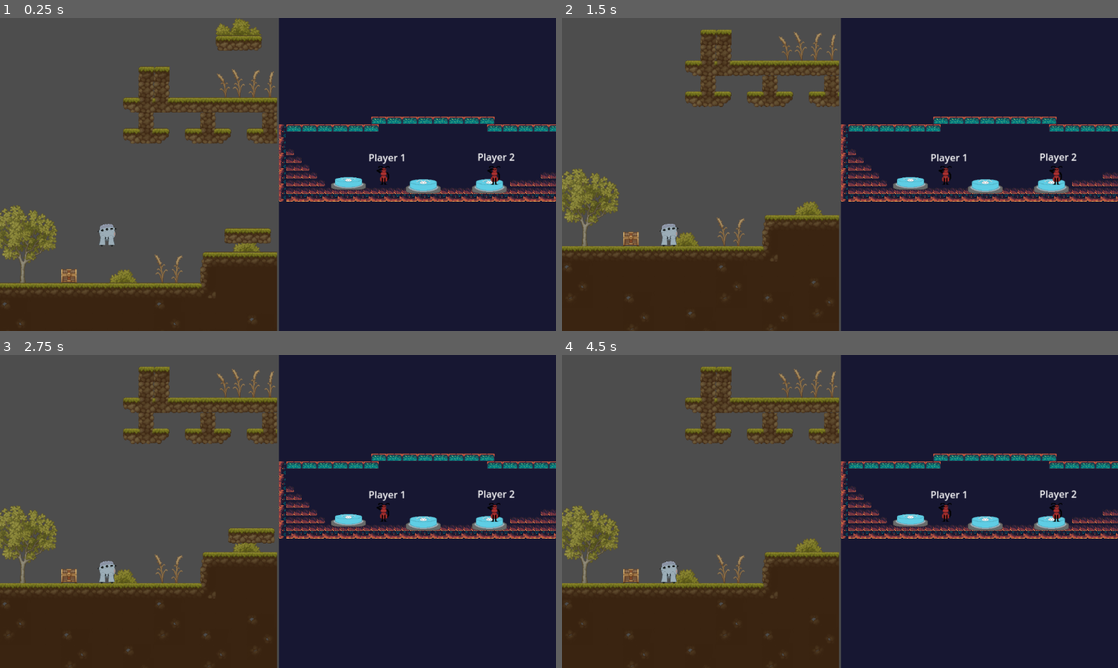
Above: before the commit, frames 1-4 (two rows, left to right).
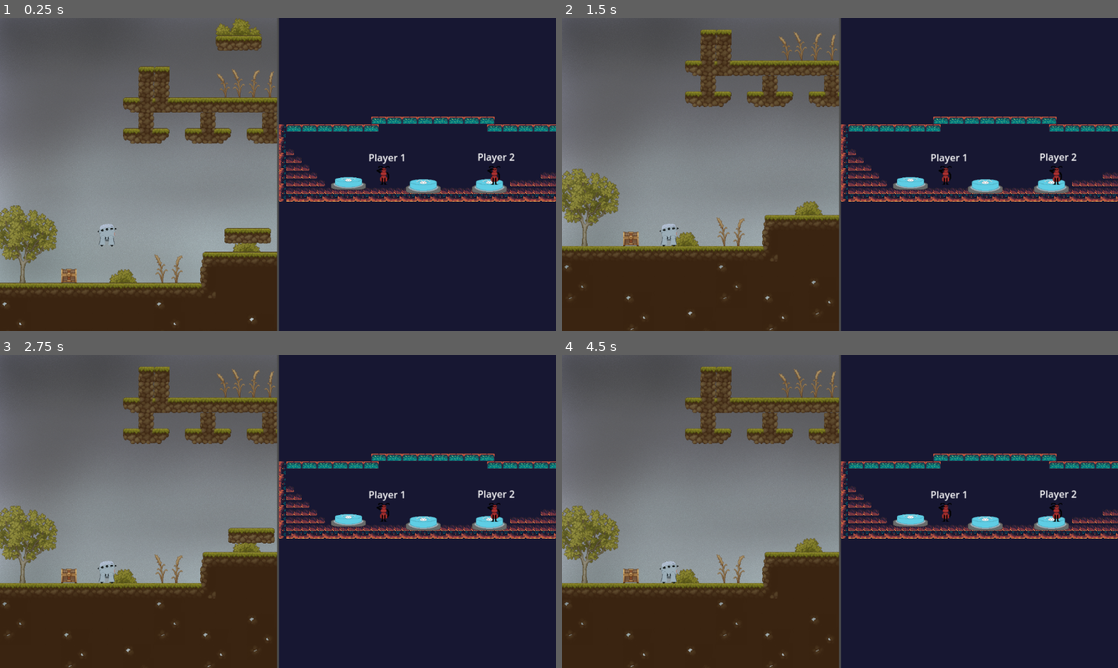
Above: after the commit, the same moments.

Repository: nfzargar/gdc-knox-college-game-1
Game: Godot game, scene res://scenes/game_manager.tscn
Same seed, same stepped clock (60 frames per second), same inputs: the game is played once before the commit and once after it.
Inputs:
- Up to frame 1 (0.25 s): no input
- Up to frame 2 (1.5 s): no input
- Up to frame 3 (2.75 s): no input
- Up to frame 4 (4.5 s): no input

The runs differ from the first frame. In frame 1, 24% of the frame differs, in the area x 0-50%, y 0-99%; in frame 2, 20%; in frame 3, 20%; in frame 4, 20%.

Commit message:
added sky

Diff:
--- a/gdc-game-1/Levels/test_level.tscn
+++ b/gdc-game-1/Levels/test_level.tscn
@@ -11,6 +11,7 @@
 [ext_resource type="Texture2D" uid="uid://58lyewwsrj4o" path="res://Pixel Art Platformer - Village Props v2.3.0/Texture/TX FX Torch Flame.png" id="5_lrol0"]
 [ext_resource type="Texture2D" uid="uid://b8ucalto8ralu" path="res://Pixel Art Platformer - Village Props v2.3.0/Texture/TX Village Props.png" id="6_ouwm7"]
 [ext_resource type="Texture2D" uid="uid://ceumnr46dftdw" path="res://art-assets/sewer/tilesetSewer.png" id="7_662sx"]
+[ext_resource type="Texture2D" uid="uid://cjuj1hopc6kpv" path="res://art-assets/cloudy_sky.png" id="12_lx7qo"]
 
 [sub_resource type="TileSetAtlasSource" id="TileSetAtlasSource_cn5b1"]
 texture = ExtResource("1_k8b6b")
@@ -2039,3 +2040,11 @@
 
 [node name="Platform2" parent="." instance=ExtResource("5_3158n")]
 position = Vector2(646, -209)
+
+[node name="CanvasLayer" type="CanvasLayer" parent="."]
+layer = -1
+
+[node name="CloudySky" type="Sprite2D" parent="CanvasLayer"]
+z_index = -5
+texture = ExtResource("12_lx7qo")
+centered = false
--- a/gdc-game-1/scripts/components/interactable_area.gd
+++ b/gdc-game-1/scripts/components/interactable_area.gd
@@ -20,7 +20,6 @@
 signal exited
 
 func enter():
-	print_debug("hi!")
 	is_inside = true
 	entered.emit()
 	if(automatic && (!activated_since_entering || !one_shot) && !disabled):
--- a/gdc-game-1/scripts/components/interaction_area.gd
+++ b/gdc-game-1/scripts/components/interaction_area.gd
@@ -2,36 +2,32 @@
 class_name InteractionArea
 
 @export var input_binding : String
-var areas_inside : Array[InteractableArea] = []
-
 
 func _process(delta: float) -> void:
 	# Handle Interactions
-	if(Input.is_action_pressed(input_binding)):
+	if(Input.is_action_just_pressed(input_binding)):
 		_activate_interactive_areas()
 	elif(Input.is_action_just_released(input_binding)):
 		_deactivate_interactive_areas()
 
 
 func _activate_interactive_areas():
-	for area in areas_inside:
+	for area in get_overlapping_areas():
 		if(area is InteractableArea):
 			area.activate()
 
 
 func _deactivate_interactive_areas():
-	for area in areas_inside:
+	for area in get_overlapping_areas():
 		if(area is InteractableArea and area.holdable and area.activated_since_entering):
 			area.deactivate()
 
 
 func _on_area_entered(area: Area2D) -> void:
 	if(area is InteractableArea):
-		areas_inside.append(area)
 		area.enter()
 
 
 func _on_area_exited(area: Area2D) -> void:
-	if(area is InteractableArea && area in areas_inside):
-		areas_inside.erase(area)
+	if(area is InteractableArea && area in get_overlapping_areas()):
 		area.exit()
Not shown: 1 places in gdc-game-1/Levels/test_level.tscn that only renumber resources
Binary file added: gdc-game-1/art-assets/cloudy_sky.png
Not shown, added: gdc-game-1/art-assets/cloudy_sky.png.import
Binary file added: gdc-game-1/art-assets/farm_background.png
Not shown, added: gdc-game-1/art-assets/farm_background.png.import
Binary file added: gdc-game-1/art-assets/sky_light_clouds.png
Not shown, added: gdc-game-1/art-assets/sky_light_clouds.png.import
